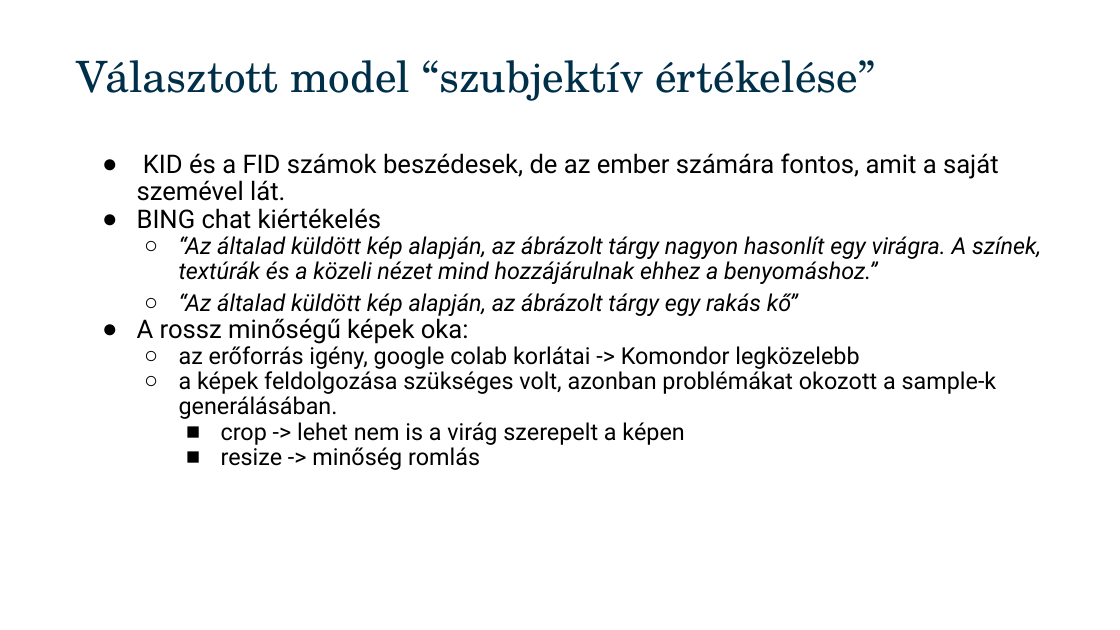
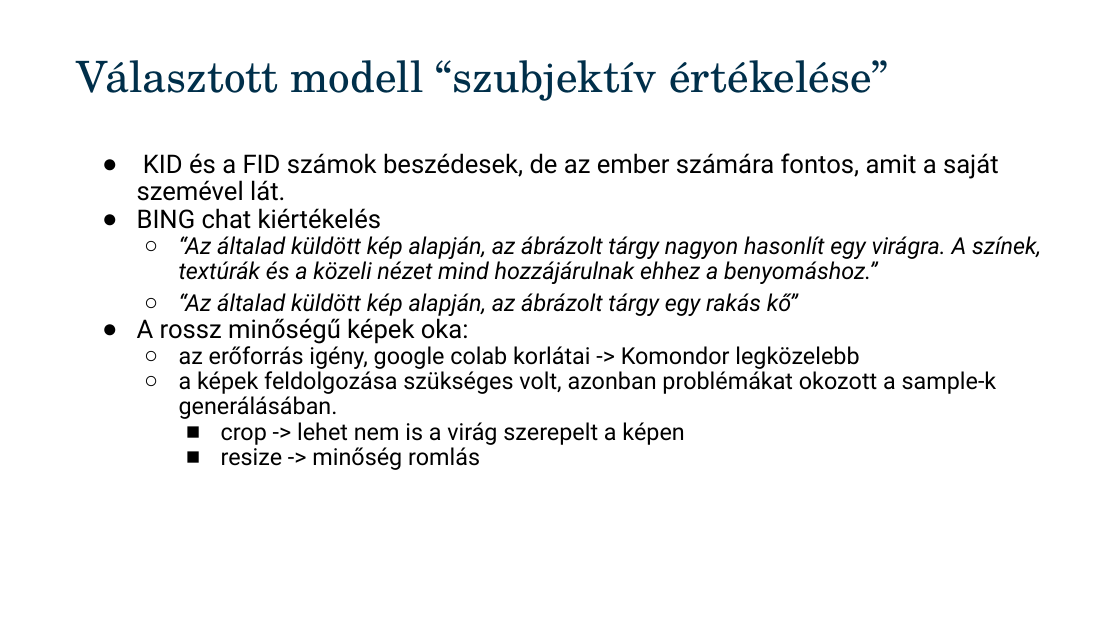
Before and after one commit to HerQ04/Melytanulas, a slide deck: slide 7 of Presentation.pptx. Drawn at 1120x630 pixels with LibreOffice and Linux fonts; fonts in the diff are those of the drawing. Boxes give left, top, right and bottom in pixels: in the first picture for what was removed or moved away, otherwise in the second. Text is boxed around its words. In the diff, an @@ line names an element or a change of style, - is before the commit and + after.

Commit message:
Presentation typo fix

```diff
--- a/Presentation.pptx
+++ b/Presentation.pptx
@@ title at (x1=77, y1=60, x2=889, y2=101): text changed @@
-Választott model “szubjektív értékelése”
+Választott modell “szubjektív értékelése”
```
Also in this commit, not shown: 1 other slide changed, 1 other file.
